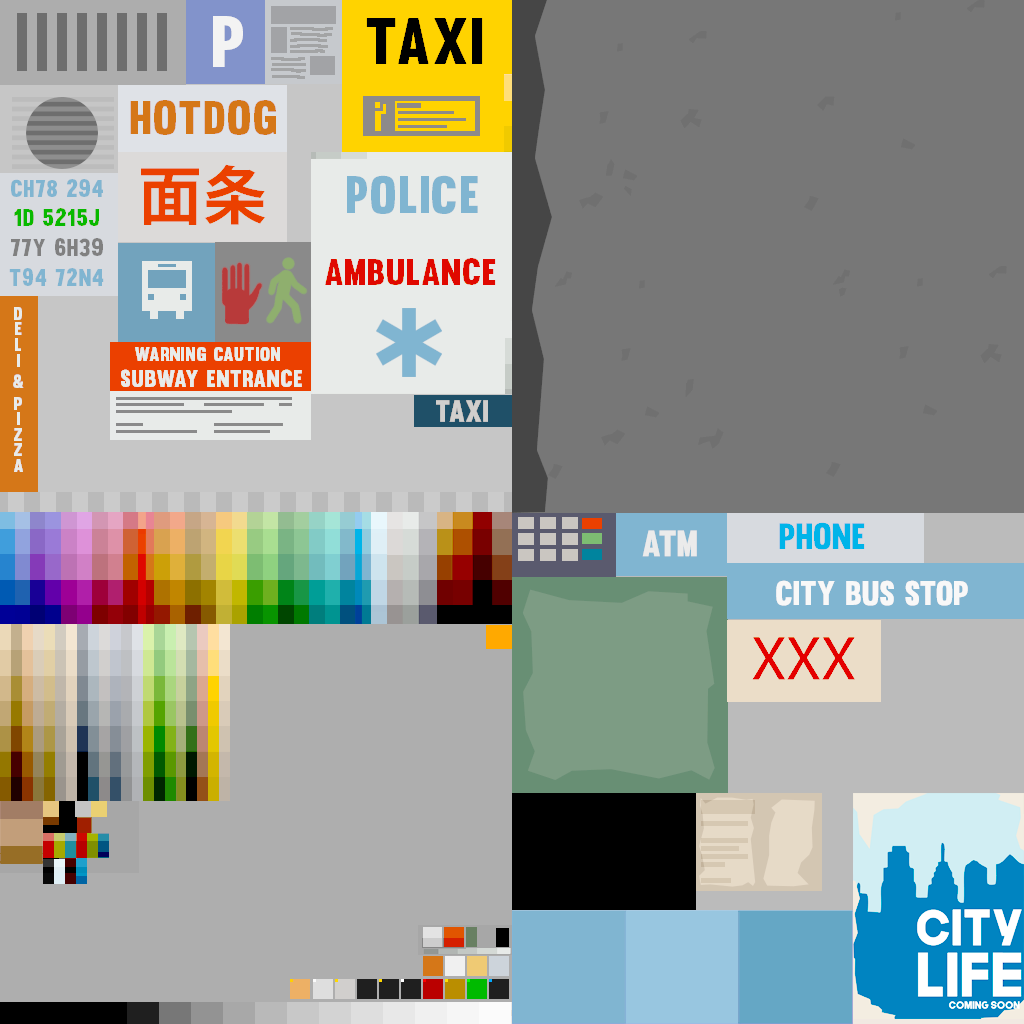
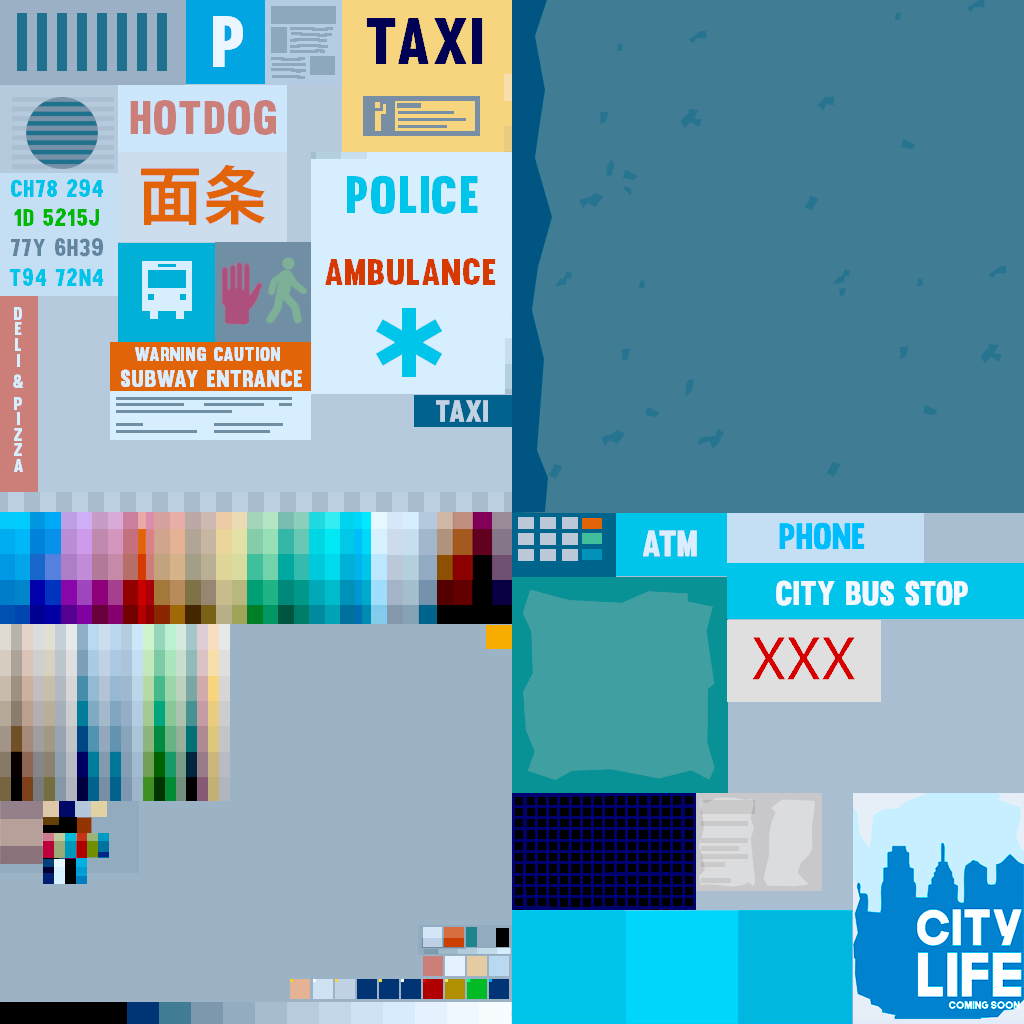
Layered file, before and after one edit (1024×1024). Changes by layer:
pixels changed over [0, 0, 1024, 1024] (layer not identified)
